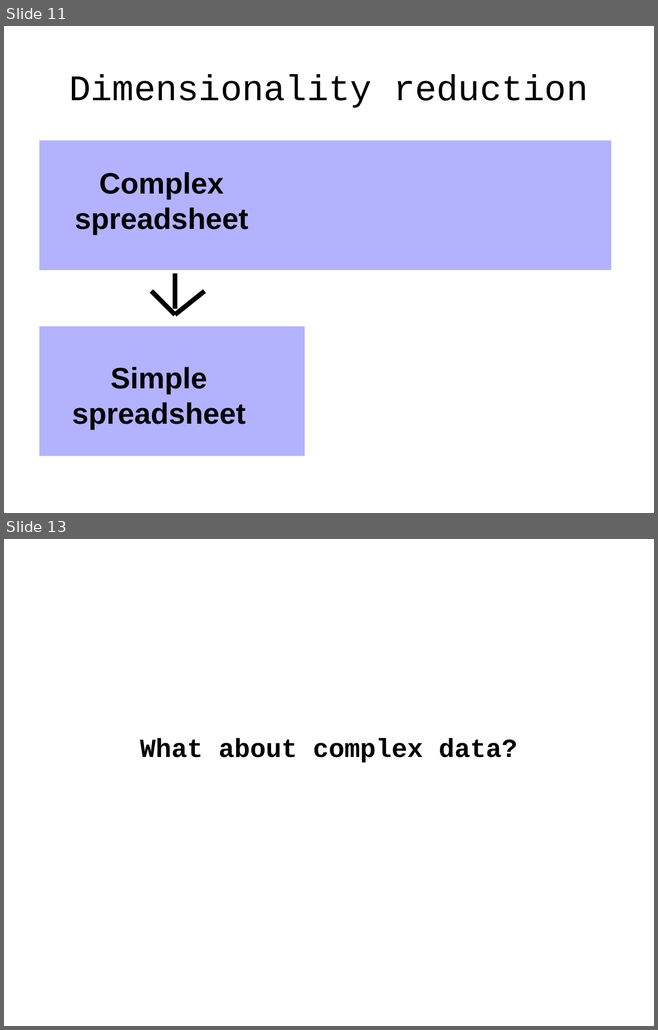
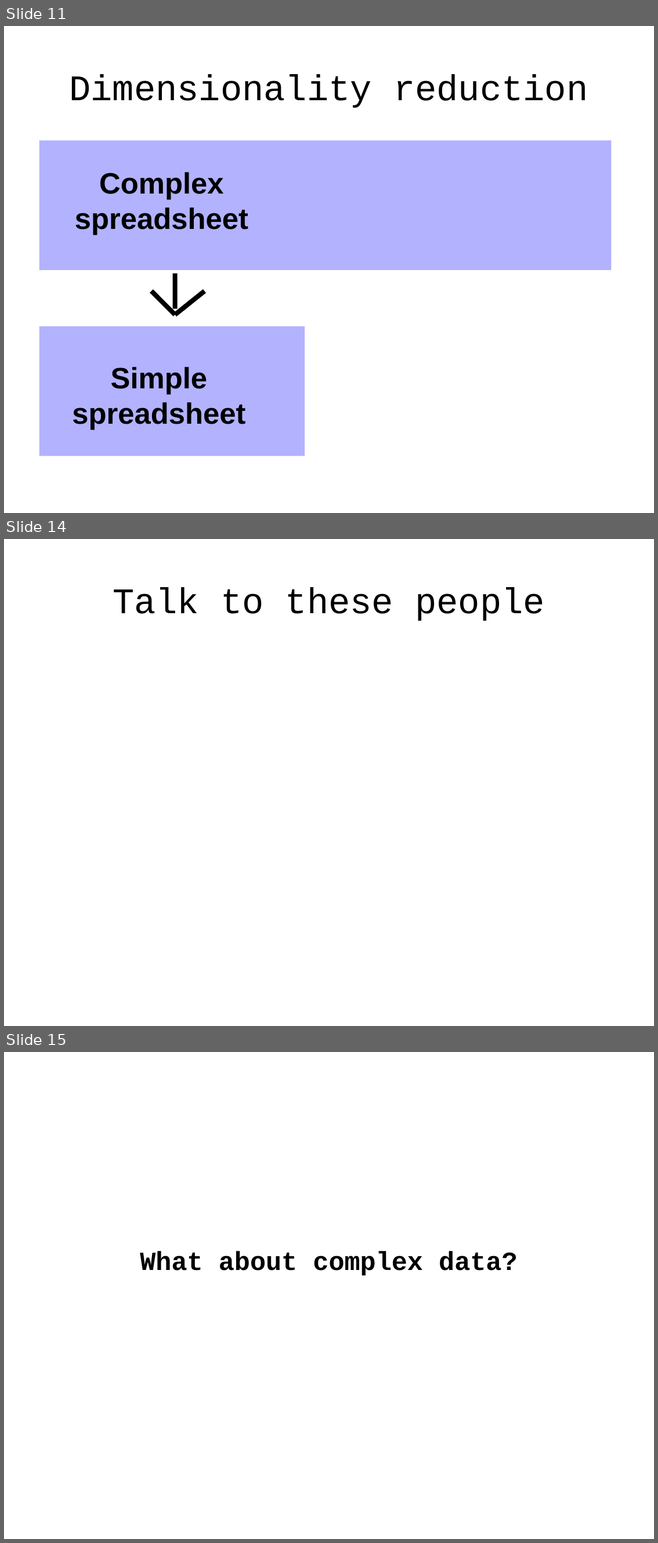
Before and after one commit to tlevine/gastronomification-big-data-talk, a slide deck: big-senses.odp. Shown one above the other, each under a label of ours: slides 11 and 13 before the commit, slides 11, 14 and 15 after it; the slides between them are not shown. The pictures are 658x1030 and 658x1543 pixels, drawn with LibreOffice and Linux fonts; fonts in the diff are those of the drawing; background and template pictures are left out. Boxes give left, top, right and bottom in pixels: in the first picture for what was removed or moved away, otherwise in the second. Text is boxed around its words. In the diff, an @@ line names an element or a change of style, - is before the commit and + after.

```diff
--- a/big-senses.odp
+++ b/big-senses.odp
@@ slide 14 added at (4, 539, 654, 1026), background #FFFFFF @@
@@ title added at (112, 588, 544, 621), 44 pt, text #000000 @@
+Talk to these people
@@ what was slide 13 is now slide 15 @@
```
Also in this commit, not shown: 2 other slides added, 1 slide removed, 1 other file.
